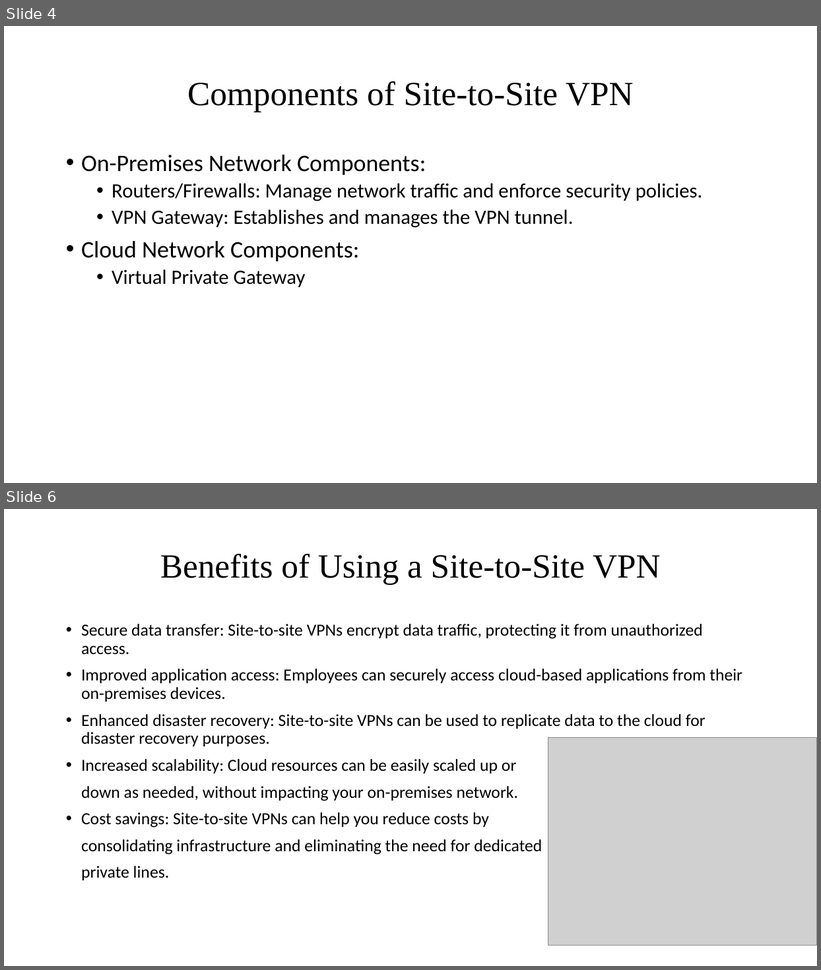
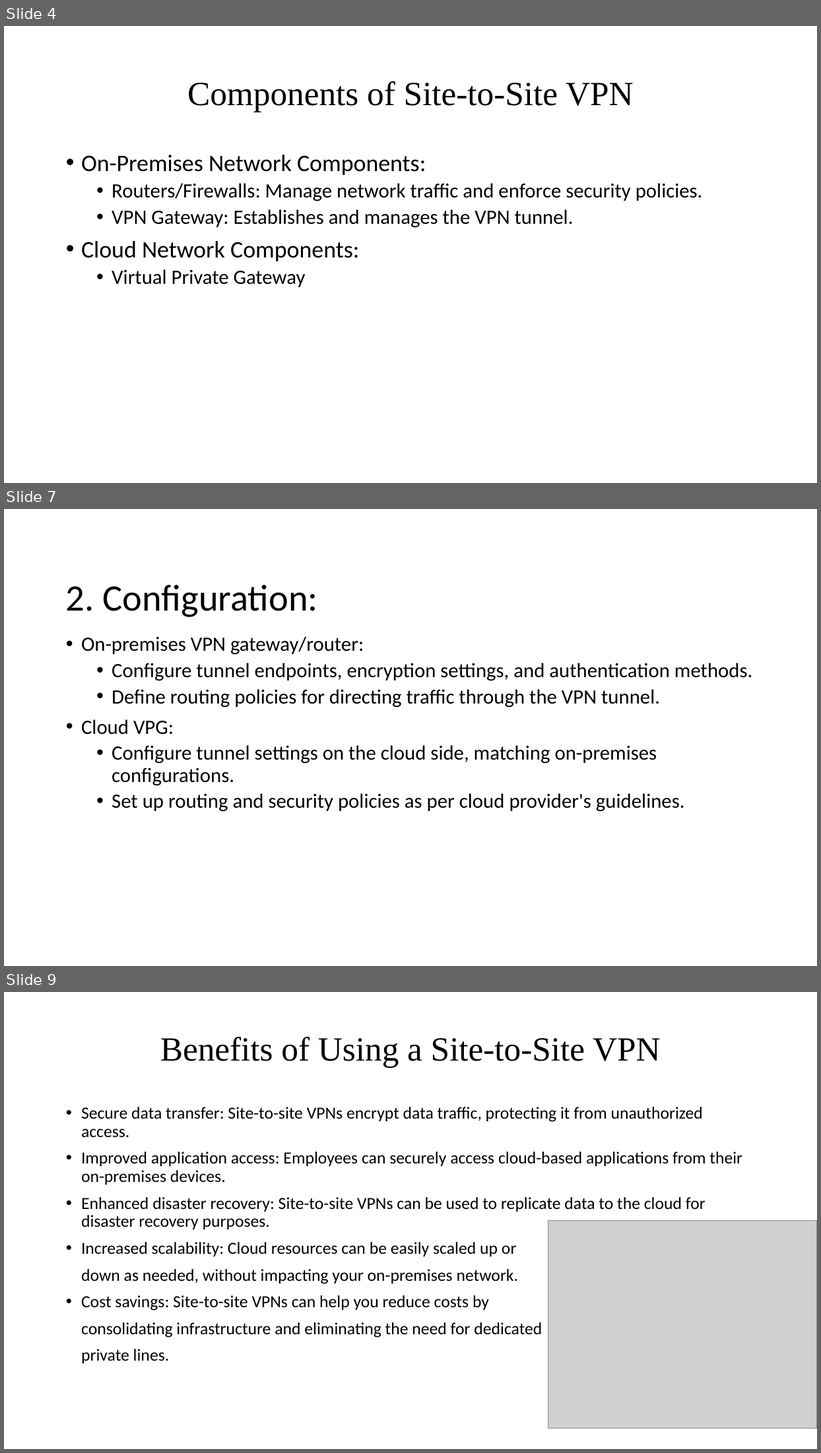
Before and after one commit to pramodvulloji/site-to-site, a slide deck: Site-to-Site VPNs.pptx. Shown one above the other, each under a label of ours: slides 4 and 6 before the commit, slides 4, 7 and 9 after it; the slides between them are not shown. The pictures are 821x970 and 821x1453 pixels, drawn with LibreOffice and Linux fonts; fonts in the diff are those of the drawing; grey boxes stand for pictures. Boxes give left, top, right and bottom in pixels: in the first picture for what was removed or moved away, otherwise in the second. Text is boxed around its words. In the diff, an @@ line names an element or a change of style, - is before the commit and + after.

```diff
--- a/Site-to-Site VPNs.pptx
+++ b/Site-to-Site VPNs.pptx
@@ slide 7 added at box(4, 509, 817, 966), background #FFFFFF @@
@@ title added at box(66, 585, 318, 617), 44 pt, text #000000 @@
+2. Configuration:
@@ text added at box(81, 636, 752, 812), 24 pt, text #000000 @@
+• On-premises VPN gateway/router:
+  • Configure tunnel endpoints, encryption settings, and authentication methods.
+  • Define routing policies for directing traffic through the VPN tunnel.
+• Cloud VPG:
+  • Configure tunnel settings on the cloud side, matching on-premises configurations.
+  • Set up routing and security policies as per cloud provider's guidelines.
@@ what was slide 6 is now slide 9 @@
```
Also in this commit, not shown: 1 slide changed, 3 other slides added.
